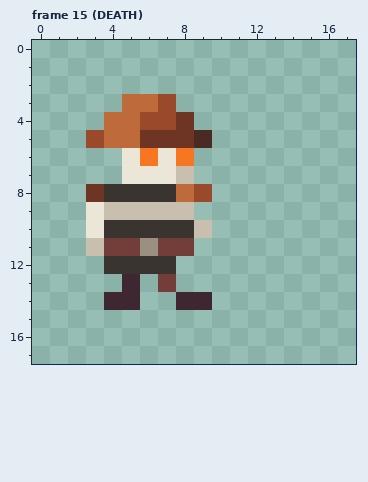
Pixel-art file, stored at assets/art/units/enemy/bone_thrall/bone_thrall.aseprite. This is how it looked before the edit.
18x18 pixels, 18 frames. Shown: frame 15 (DEATH). The old version is drawn lined up with the new one. The commit also changed other frames, which this record leaves out.
New version:
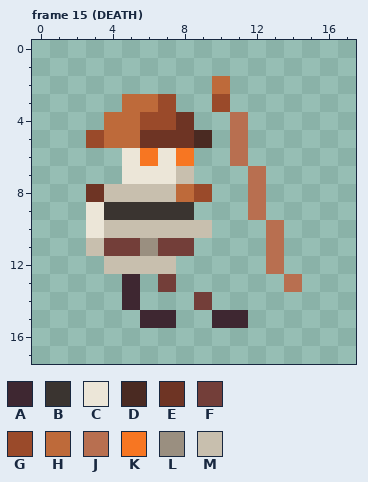
Palette (. is transparent): A #3e2731  B #3a3430  C #ece6d8  D #4a2a22  E #6e3424  F #733e39  G #9a4a2a  H #be6a3a  J #b86f50  K #f77622  L #9a8f80  M #c8bfae
What changed:
whole drawing moved by -1,-1 (the old picture is shown already moved)
Frame 15 (DEATH):
y 2: x 10 . -> H
y 3: x 10 . -> G
y 4..6: x 11 . -> J
y 7: x 12 . -> J
y 8: x 4..7 BBBB -> MMMM; x 12 . -> J
y 9: x 4..8 MMMMM -> BBBBB; x 12 . -> J
y 10: x 4..8 BBBBB -> MMMMM; x 13 . -> J
y 11: x 13 . -> J
y 12: x 4..7 BBBB -> MMMM; x 13 . -> J
y 13: x 14 . -> J
y 14: x 4 A -> .; x 8..9 AA -> .F
y 15: x 6..7 .. -> AA; x 10..11 .. -> AA
